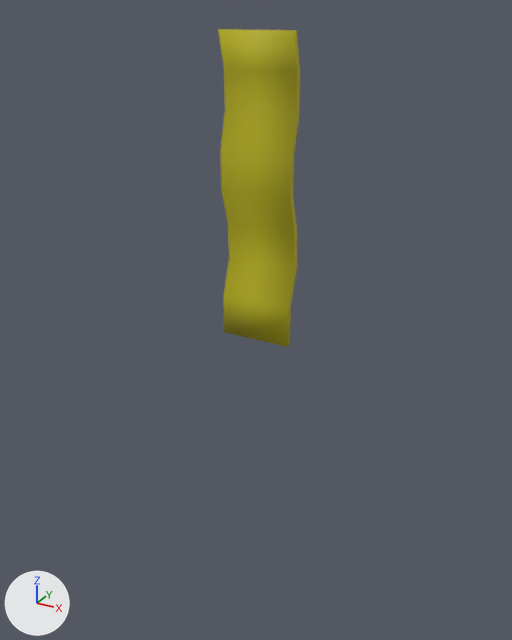
What one commit did to the OBJ model models/object1228.obj.
Before and after are seen from a camera (50 mm lens) standing at (0.886, -1.614, 1.038) and looking at (-0.019, 0.032, 0.215). The axes (+X, +Y, +Z) are drawn at lower left. The lights are the same throughout. Where no turn or scale is listed for an object, it has been applied to the vertices.

The scene before the commit, as lines of its bpy script (objects in view):
```python
me_object1228 = bpy.data.meshes.new('object1228')
me_object1228.from_pydata(...)  # 36 vertices, 68 faces; spans x -0.102..0.102, y -0.01..0.045, z 0.175..0.991
me_object1228.polygons.foreach_set('use_smooth', [True] * 68)
me_object1228.materials.append(mat_material_001)  # yellow #beb613
# before: 26 (-0.102, 0.016, 0.798) at pixel (224, 109), 27 (0.102, 0.016, 0.798) at pixel (295, 114), 28 (-0.102, -0.01, 0.696) at pixel (220, 150), 29 (0.102, -0.01, 0.696) at pixel (290, 158)
ob_object1228 = bpy.data.objects.new('object1228', me_object1228)
ob_object1228.location = (0.0, 0.0, 0.0)
```
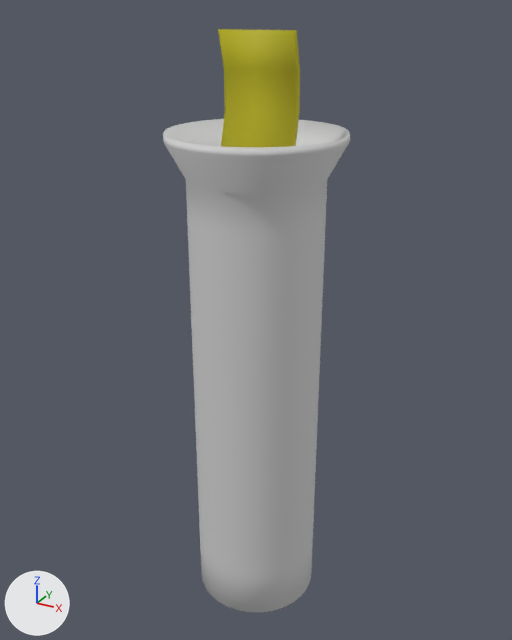
Edits to the scene script, one JSON object a line:
```json
{"op": "add", "block": "mat_material_002", "code": ["mat_material_002 = principled_material('Material.002')", "mat_material_002.base_color = (0.64, 0.64, 0.64)  # light grey #d1d1d1", "mat_material_002.roughness = 0.69"]}
{"op": "add", "block": "mat_material", "code": ["mat_material = principled_material('Material')", "mat_material.base_color = (0.64, 0.64, 0.64)  # light grey #d1d1d1", "mat_material.roughness = 0.69"]}
{"block": "me_object1228", "where": "# used by ob_object1228; location = (0.0, 0.0, 0.0)"}
{"block": "me_object1228", "where": "# verts and faces of me_object1228; kept vertices keep their numbers, new ones are numbered from 36"}
{"op": "remove", "block": "me_object1228", "code": "me_object1228.from_pydata(...)  # 36 vertices, 68 faces; spans x -0.102..0.102, y -0.01..0.045, z 0.175..0.991"}
{"op": "add", "block": "me_object1228", "code": "me_object1228.from_pydata(...)  # 1096 vertices, 2180 faces; spans x -0.237..0.237, y -0.237..0.237, z -0.734..0.991"}
{"block": "me_object1228", "change": "me_object1228 part 1: a new loose piece of 1024 vertices spanning x -0.237..0.237, y -0.237..0.237, z -0.734..0.754"}
{"block": "me_object1228", "change": "me_object1228 part 2"}
{"block": "me_object1228", "change": "6 faces are deleted"}
{"block": "me_object1228", "change": "6 new faces join them, mat_material_001 (yellow #beb613)"}
{"block": "me_object1228", "change": "me_object1228 part 3"}
{"op": "add", "block": "me_object1228", "code": "delete_faces([(26, 28, 29), (26, 29, 27)])"}
{"op": "add", "block": "me_object1228", "code": "faces += [(26, 28, 27), (27, 28, 29)]  # mat_material_001 (yellow #beb613)"}
{"op": "add", "block": "me_object1228", "code": "me_object1228.materials.append(mat_material_002)  # light grey #d1d1d1"}
{"op": "add", "block": "me_object1228", "code": "me_object1228.materials.append(mat_material)  # light grey #d1d1d1"}
```

Pixel boxes [x1, y1, x2, y2] of what changed, in the pictures (512 x 640 px; the box of a moved part takes in the faces that stretch with it):
```json
{"object": "object1228", "change": "reshaped", "before": [218, 29, 300, 347], "after": [163, 29, 350, 612], "on screen": "127% wider, 83% taller"}
{"part": 1, "of": "me_object1228", "change": "added", "after": [163, 119, 350, 612]}
{"part": 2, "of": "me_object1228", "change": "moved or reshaped", "before": [223, 224, 294, 347], "on screen": "not visible afterwards"}
{"part": 3, "of": "me_object1228", "change": "moved or reshaped", "before": [221, 109, 296, 158], "after": [221, 109, 296, 147]}
```
